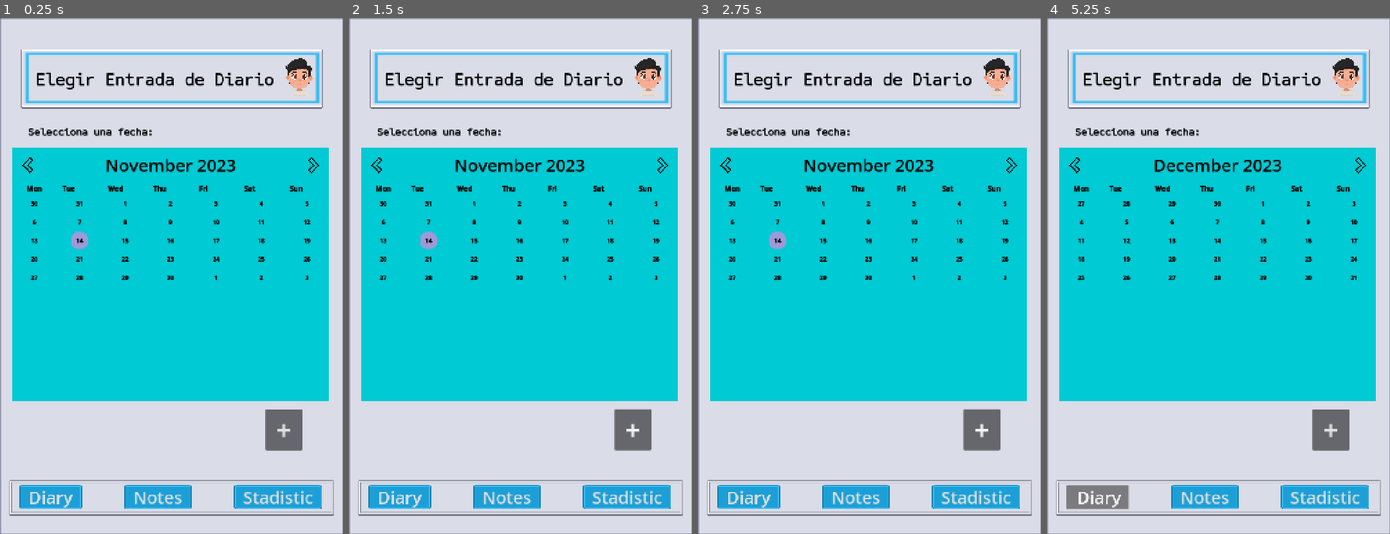
Above: before the commit, frames 1-4 (left to right).
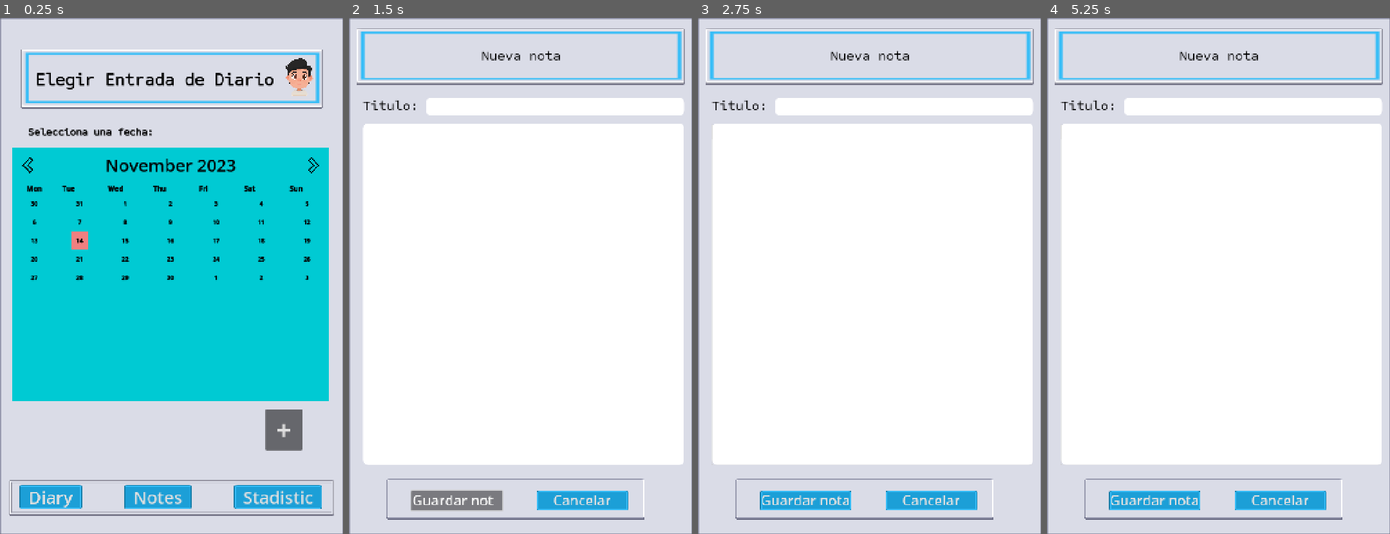
Above: after the commit, the same moments.

Repository: Flapx24/emotional-diary
Game: Godot game, scene res://Scenes/calendar_screen.tscn
Same seed, same stepped clock (60 frames per second), same inputs: the game is played once before the commit and once after it.
Inputs (mouse positions are in pixels of both pictures, inside the frame that each line leads up to):
- Up to frame 1 (0.25 s): no input
- Up to frame 2 (1.5 s): click "+" at 0.5 s; click (455, 497) at 1.25 s, where only the run after the commit has a clickable "Guardar nota"
- Up to frame 3 (2.75 s): click (732, 203) at 2.02 s
- Up to frame 4 (5.25 s): click (1359, 162) at 2.77 s; click (1359, 162) at 3.52 s; click (1074, 162) at 4.27 s; click (1098, 497) at 5 s, where only the run before the commit has a clickable "Diary"

The runs differ from the first frame. In frame 1, 0.2% of the frame differs, in the area x 20-26%, y 41-45%; in frame 2, 73%, in the area x 2-98%, y 2-98%; in frame 3, 73%; in frame 4, 73%.

Commit message:
calendar scene done

Diff:
--- a/emotional-diary/Scenes/DateLabel.tscn
+++ b/emotional-diary/Scenes/DateLabel.tscn
@@ -1,6 +1,13 @@
 [gd_scene load_steps=14 format=3 uid="uid://dh1atdg3io1js"]
 
 [ext_resource type="Script" uid="uid://cwhen7qbijsug" path="res://Scripts/date_label.gd" id="1_buwpv"]
+
+[sub_resource type="StyleBoxFlat" id="StyleBoxFlat_c4udk"]
+bg_color = Color(0.615426, 0.604718, 0.84945, 1)
+corner_radius_top_left = 20
+corner_radius_top_right = 20
+corner_radius_bottom_right = 20
+corner_radius_bottom_left = 20
 
 [sub_resource type="StyleBoxEmpty" id="StyleBoxEmpty_jfsak"]
 
@@ -24,13 +31,6 @@
 
 [sub_resource type="StyleBoxEmpty" id="StyleBoxEmpty_r7adc"]
 
-[sub_resource type="StyleBoxFlat" id="StyleBoxFlat_c4udk"]
-bg_color = Color(0.615426, 0.604718, 0.84945, 1)
-corner_radius_top_left = 20
-corner_radius_top_right = 20
-corner_radius_bottom_right = 20
-corner_radius_bottom_left = 20
-
 [node name="DateLabel" type="MarginContainer"]
 custom_minimum_size = Vector2(100, 50)
 anchors_preset = -1
@@ -41,7 +41,16 @@
 script = ExtResource("1_buwpv")
 metadata/_edit_use_anchors_ = true
 
-[node name="Button" type="Button" parent="."]
+[node name="PanelContainer" type="PanelContainer" parent="."]
+unique_name_in_owner = true
+custom_minimum_size = Vector2(50, 50)
+layout_mode = 2
+size_flags_horizontal = 4
+size_flags_vertical = 4
+mouse_filter = 1
+theme_override_styles/panel = SubResource("StyleBoxFlat_c4udk")
+
+[node name="Button" type="Button" parent="PanelContainer"]
 layout_mode = 2
 theme_override_styles/focus = SubResource("StyleBoxEmpty_jfsak")
 theme_override_styles/disabled_mirrored = SubResource("StyleBoxEmpty_buwpv")
@@ -55,21 +64,16 @@
 theme_override_styles/normal_mirrored = SubResource("StyleBoxEmpty_cbu2j")
 theme_override_styles/normal = SubResource("StyleBoxEmpty_r7adc")
 
-[node name="PanelContainer" type="PanelContainer" parent="."]
-unique_name_in_owner = true
-custom_minimum_size = Vector2(50, 50)
-layout_mode = 2
-size_flags_horizontal = 4
-size_flags_vertical = 4
-mouse_filter = 1
-theme_override_styles/panel = SubResource("StyleBoxFlat_c4udk")
-
-[node name="Label" type="Label" parent="PanelContainer"]
+[node name="Label" type="Label" parent="PanelContainer/Button"]
 unique_name_in_owner = true
 layout_mode = 2
+anchor_top = 0.26
+anchor_right = 1.0
+anchor_bottom = 0.72
 theme_override_colors/font_color = Color(0, 0, 0, 1)
 theme_override_colors/font_shadow_color = Color(0, 0, 0, 1)
 text = "12"
 horizontal_alignment = 1
+metadata/_edit_use_anchors_ = true
 
-[connection signal="pressed" from="Button" to="." method="_on_button_pressed"]
+[connection signal="pressed" from="PanelContainer/Button" to="." method="_on_button_pressed"]
--- a/emotional-diary/Scripts/calendar_screen.gd
+++ b/emotional-diary/Scripts/calendar_screen.gd
@@ -2,6 +2,7 @@
 
 @onready var month_year_label: Label = %MonthYearLabel
 @onready var columns_box: HBoxContainer = %ColumnsBox
+@onready var add_button: Button = $AddButton
 
 const DATE_LABEL = preload("res://Scenes/DateLabel.tscn")
 const MONTH_NAMES = ["January", "February", "March", "April", "May",
@@ -9,6 +10,8 @@
 const DAY_IN_UNIX_TIME = 86400
 
 var selectedDate = Time.get_datetime_dict_from_system()
+var selected_day_label: Node = null
+var selected_date_dict: Dictionary = {}
 
 func _ready() -> void:
 	_set_calendar()
@@ -45,7 +48,13 @@
 func _create_label(date: Dictionary, index: int):
 	var dateLabel = DATE_LABEL.instantiate()
 	dateLabel.date = date
+	dateLabel.connect("date_selected", _on_date_selected)
 	columns_box.get_child(index).add_child(dateLabel)
+
+	# Auto-selección del día actual
+	var currentDate = Time.get_datetime_dict_from_system()
+	if date.day == currentDate.day and date.month == currentDate.month and date.year == currentDate.year:
+		_on_date_selected(date, dateLabel)
 
 func _get_next_day(date: Dictionary):
 	var nextDayUnixTime = Time.get_unix_time_from_datetime_dict(date) + DAY_IN_UNIX_TIME
@@ -73,3 +82,18 @@
 			node.queue_free()
 
 	_set_calendar()
+
+func _on_date_selected(date: Dictionary, sender: Node):
+	if selected_day_label and selected_day_label != sender:
+		selected_day_label._set_unselected()
+
+	selected_day_label = sender
+	selected_day_label._set_selected()
+	selected_date_dict = date
+
+func _on_add_button_pressed():
+	if selected_date_dict.is_empty():
+		print("No se ha seleccionado ninguna fecha.")
+		return
+
+	get_tree().change_scene_to_file("res://Scenes/notes_screen.tscn")
--- a/emotional-diary/Scripts/date_label.gd
+++ b/emotional-diary/Scripts/date_label.gd
@@ -2,19 +2,34 @@
 
 @export var date: Dictionary
 
+signal date_selected(date: Dictionary, sender: Node)
+
 @onready var panel_container: PanelContainer = %PanelContainer
 @onready var label: Label = %Label
 
+var is_selected: bool = false
+
 func _ready() -> void:
 	label.text = str(date.day)
-
 	_set_unselected()
 
 func _set_unselected():
+	is_selected = false
 	var currentDate = Time.get_datetime_dict_from_system()
 	var isCurrentDate = date.day == currentDate.day and date.month == currentDate.month and date.year == currentDate.year
 
-	if not isCurrentDate: panel_container.add_theme_stylebox_override("panel", StyleBoxEmpty.new())
+	if isCurrentDate:
+		var highlight = StyleBoxFlat.new()
+		highlight.bg_color = Color.CORNFLOWER_BLUE
+		panel_container.add_theme_stylebox_override("panel", highlight)
+	else:
+		panel_container.add_theme_stylebox_override("panel", StyleBoxEmpty.new())
+
+func _set_selected():
+	is_selected = true
+	var selected_style = StyleBoxFlat.new()
+	selected_style.bg_color = Color.LIGHT_CORAL
+	panel_container.add_theme_stylebox_override("panel", selected_style)
 
 func _on_button_pressed() -> void:
-	print(date)
+	emit_signal("date_selected", date, self)
--- a/emotional-diary/project.godot
+++ b/emotional-diary/project.godot
@@ -15,6 +15,9 @@
 config/features=PackedStringArray("4.4", "Forward Plus")
 config/icon="res://icon.svg"
 
+[autoload]
+
+Database="*res://Database/database.gd"
 
 [display]
 
@@ -22,7 +25,3 @@
 window/size/viewport_height=1500
 window/size/mode=3
 window/stretch/mode="canvas_items"
-
-[autoload]
-
-Database="*res://Database/database.gd"
